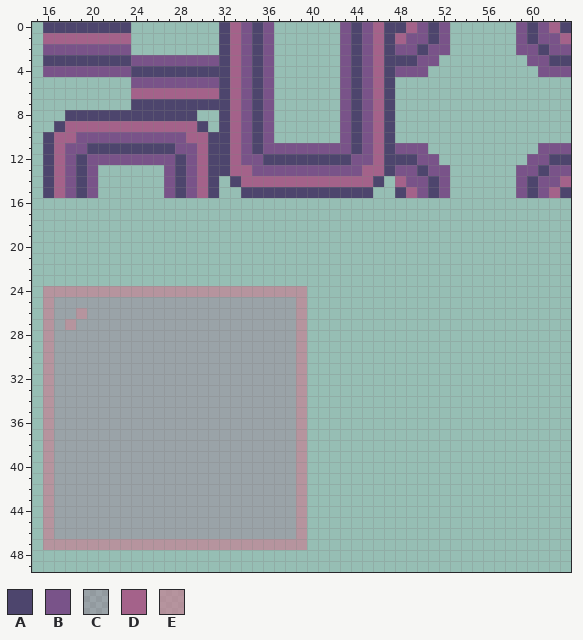
A pixel-art sprite gets an edit: TowerOfDreams/sprites/sFloor2BG/a12a9b3a-c362-48d5-9864-8e0c6f503840.png. Above: the version before the commit.
The file is 64x64 pixels. Shown: x 15..63, y 0..49.
Palette (. is transparent): A #4d456d  B #795389  C #a4628a4b  D #a4628a  E #c87d92a5
Pixels before, first column x 16:
 0 AAAAAAAA........ADBAB......BABDAADBAB......BABDA
 1 DDDDDDDD........ADBAB......BABDADBBAB......BABBD
 2 BBBBBBBB........ADBAB......BABDABBABB......BBABB
 3 AAAAAAAABBBBBBBBADBAB......BABDAAABB........BBAA
 4 BBBBBBBBAAAAAAAAADBAB......BABDABBB..........BBB
 5 ........BBBBBBBBADBAB......BABDA................
 6 ........DDDDDDDDADBAB......BABDA................
 7 ........AAAAAAAAADBAB......BABDA................
 8 ..AAAAAAAAAAAA..ADBAB......BABDA................
 9 .ADDDDDDDDDDDDA.ADBAB......BABDA................
10 ADDBBBBBBBBBBDDAADBAB......BABDA................
11 ADBBAAAAAAAABBDAADBABBBBBBBBABDABBB..........BBB
12 ADBABBBBBBBBABDAADBBAAAAAAAABBDAAABB........BBAA
13 ADBAB......BABDAADDBBBBBBBBBBDDABBABB......BBABB
14 ADBAB......BABDA.ADDDDDDDDDDDDA.DBBAB......BABBD
15 ADBAB......BABDA..AAAAAAAAAAAA..ADBAB......BABDA
16 ................................................
17 ................................................
18 ................................................
19 ................................................
20 ................................................
21 ................................................
22 ................................................
23 ................................................
24 EEEEEEEEEEEEEEEEEEEEEEEE........................
25 ECCCCCCCCCCCCCCCCCCCCCCE........................
26 ECCECCCCCCCCCCCCCCCCCCCE........................
27 ECECCCCCCCCCCCCCCCCCCCCE........................
28 ECCCCCCCCCCCCCCCCCCCCCCE........................
29 ECCCCCCCCCCCCCCCCCCCCCCE........................
30 ECCCCCCCCCCCCCCCCCCCCCCE........................
31 ECCCCCCCCCCCCCCCCCCCCCCE........................
32 ECCCCCCCCCCCCCCCCCCCCCCE........................
33 ECCCCCCCCCCCCCCCCCCCCCCE........................
34 ECCCCCCCCCCCCCCCCCCCCCCE........................
35 ECCCCCCCCCCCCCCCCCCCCCCE........................
36 ECCCCCCCCCCCCCCCCCCCCCCE........................
37 ECCCCCCCCCCCCCCCCCCCCCCE........................
38 ECCCCCCCCCCCCCCCCCCCCCCE........................
39 ECCCCCCCCCCCCCCCCCCCCCCE........................
40 ECCCCCCCCCCCCCCCCCCCCCCE........................
41 ECCCCCCCCCCCCCCCCCCCCCCE........................
42 ECCCCCCCCCCCCCCCCCCCCCCE........................
43 ECCCCCCCCCCCCCCCCCCCCCCE........................
44 ECCCCCCCCCCCCCCCCCCCCCCE........................
45 ECCCCCCCCCCCCCCCCCCCCCCE........................
46 ECCCCCCCCCCCCCCCCCCCCCCE........................
47 EEEEEEEEEEEEEEEEEEEEEEEE........................
Once edited:
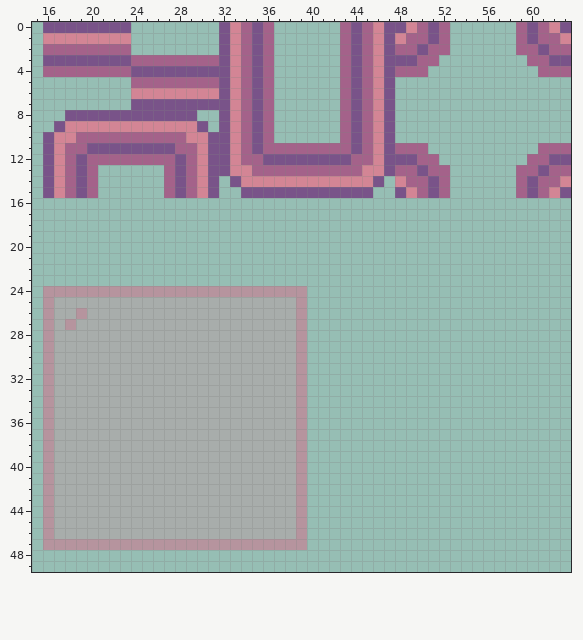
From old to new:
colour A: #4d456d -> #795389
colour B: #795389 -> #a4628a
colour C: #a4628a4b -> #d385954b
colour D: #a4628a -> #d38595
Where, in picture pixels (left, top, right, bottom), the same in both pictures:
changed: (43, 22, 450, 198)
changed: (516, 22, 571, 77)
changed: (516, 143, 571, 198)
changed: (54, 297, 296, 539)
